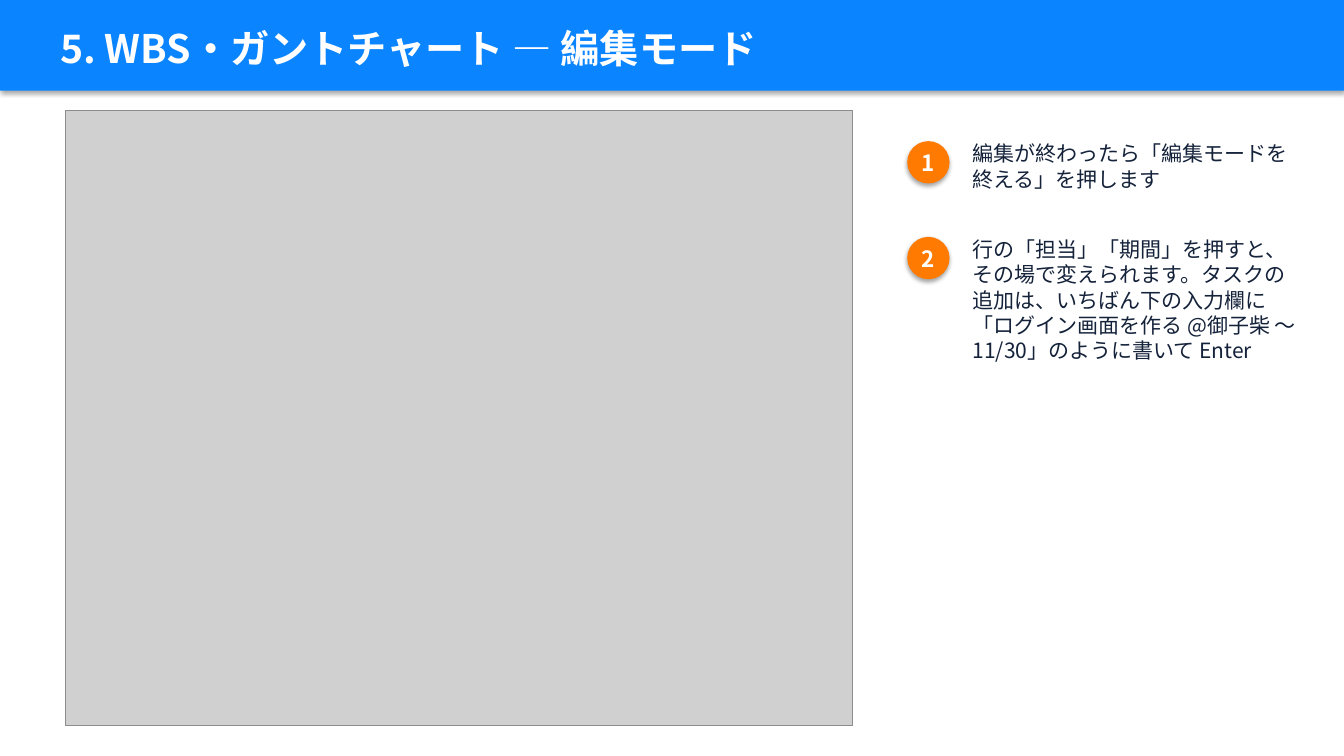
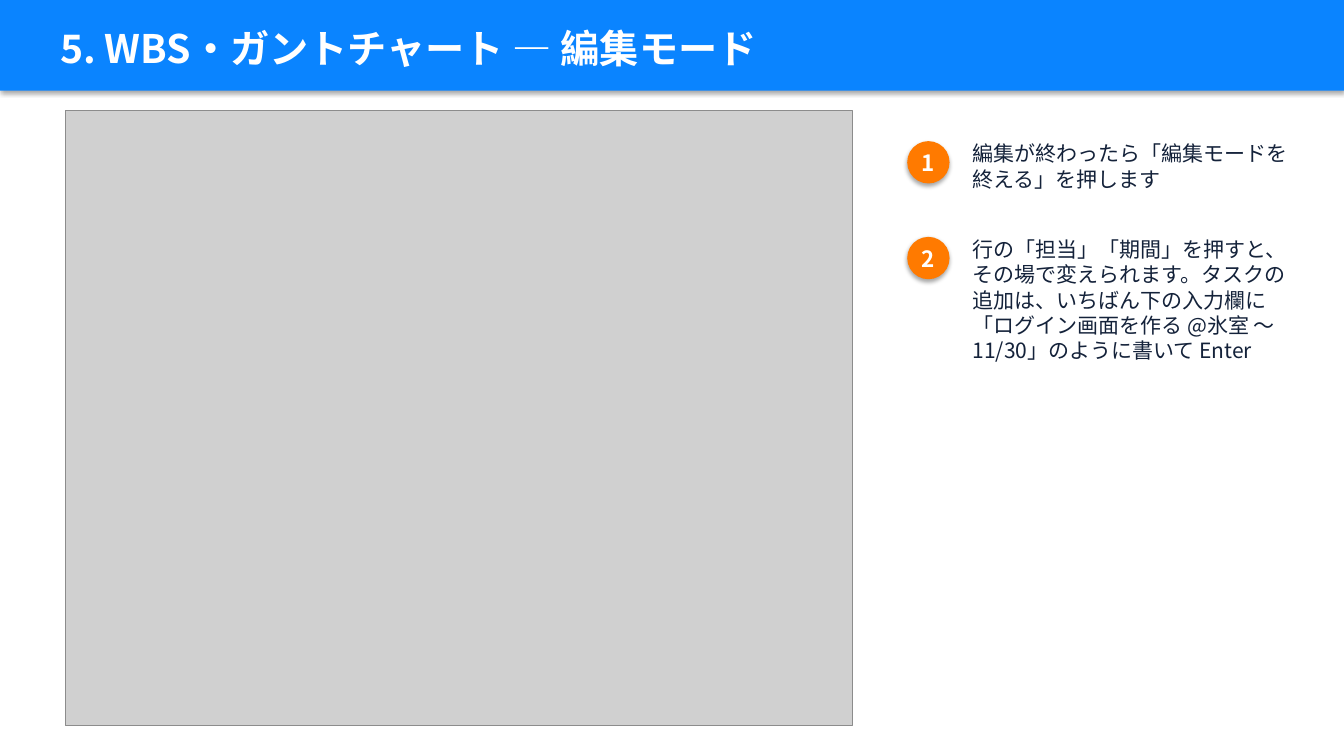
Before and after one commit to takky416-byte/sotsuken_pj_management, a slide deck: slide 15 of docs/manual/卒研PJ管理_説明資料_学生編.pptx. Drawn at 1344x756 pixels with LibreOffice and Linux fonts; fonts in the diff are those of the drawing; grey boxes stand for pictures. Boxes give left, top, right and bottom in pixels: in the first picture for what was removed or moved away, otherwise in the second. Text is boxed around its words. In the diff, an @@ line names an element or a change of style, - is before the commit and + after.

```diff
--- a/docs/manual/卒研PJ管理_説明資料_学生編.pptx
+++ b/docs/manual/卒研PJ管理_説明資料_学生編.pptx
@@ text at bbox=[973, 239, 1287, 362]: text changed @@
-行の「担当」「期間」を押すと、その場で変えられます。タスクの追加は、いちばん下の入力欄に「ログイン画面を作る @御子柴 〜11/30」のように書いて Enter
+行の「担当」「期間」を押すと、その場で変えられます。タスクの追加は、いちばん下の入力欄に「ログイン画面を作る @氷室 〜11/30」のように書いて Enter
```
Also in this commit, not shown: 16 other files.
